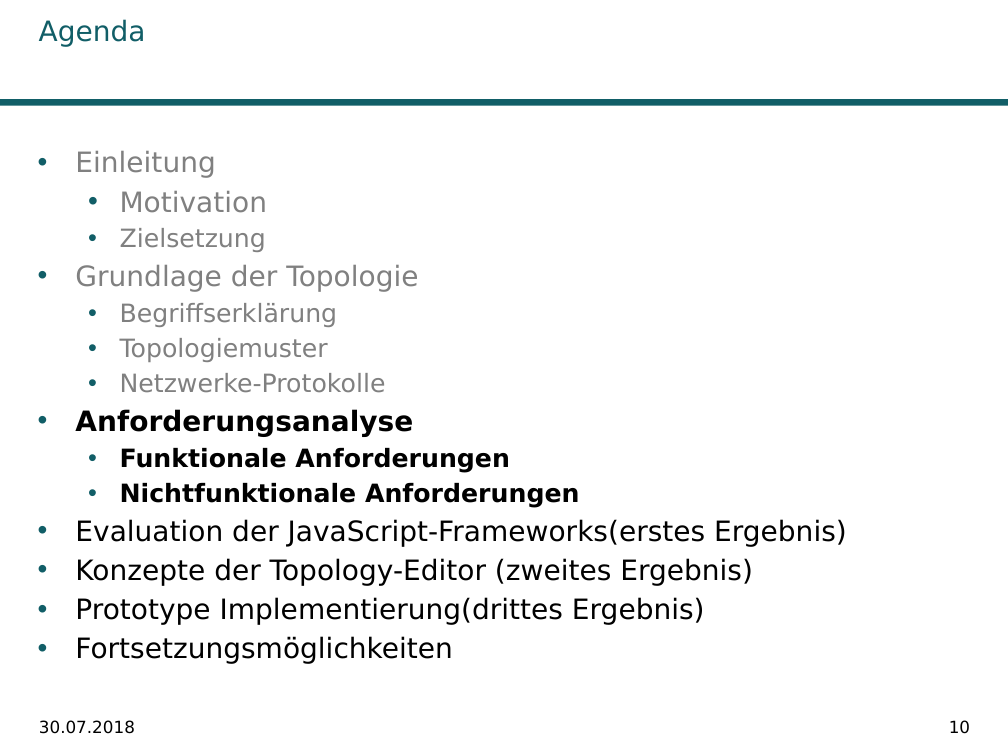
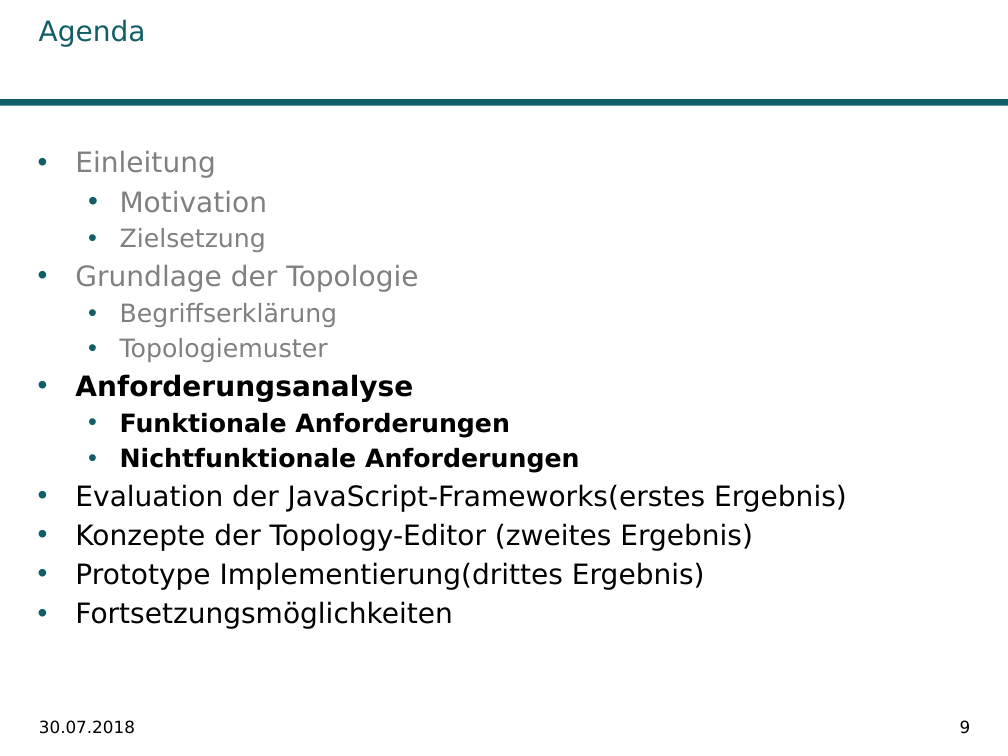
Before and after one commit to Ghislain1/zoe-fb-app, a slide deck: slide 9 of __Master-Abschlussarbeit.pptx (slide 10 before the commit). Drawn at 1008x756 pixels with LibreOffice and Linux fonts; fonts in the diff are those of the drawing; background and template pictures are left out. Boxes give left, top, right and bottom in pixels: in the first picture for what was removed or moved away, otherwise in the second. Text is boxed around its words. In the diff, an @@ line names an element or a change of style, - is before the commit and + after.

```diff
--- a/__Master-Abschlussarbeit.pptx
+++ b/__Master-Abschlussarbeit.pptx
@@ text at [120, 373, 386, 393]: paragraph removed @@
-  • Netzwerke-Protokolle
@@ page number at [960, 720, 971, 734]: text changed @@
-10
+9
```
Also in this commit, not shown: 6 other slides changed, 1 slide added, 1 slide removed, 1 other file.
